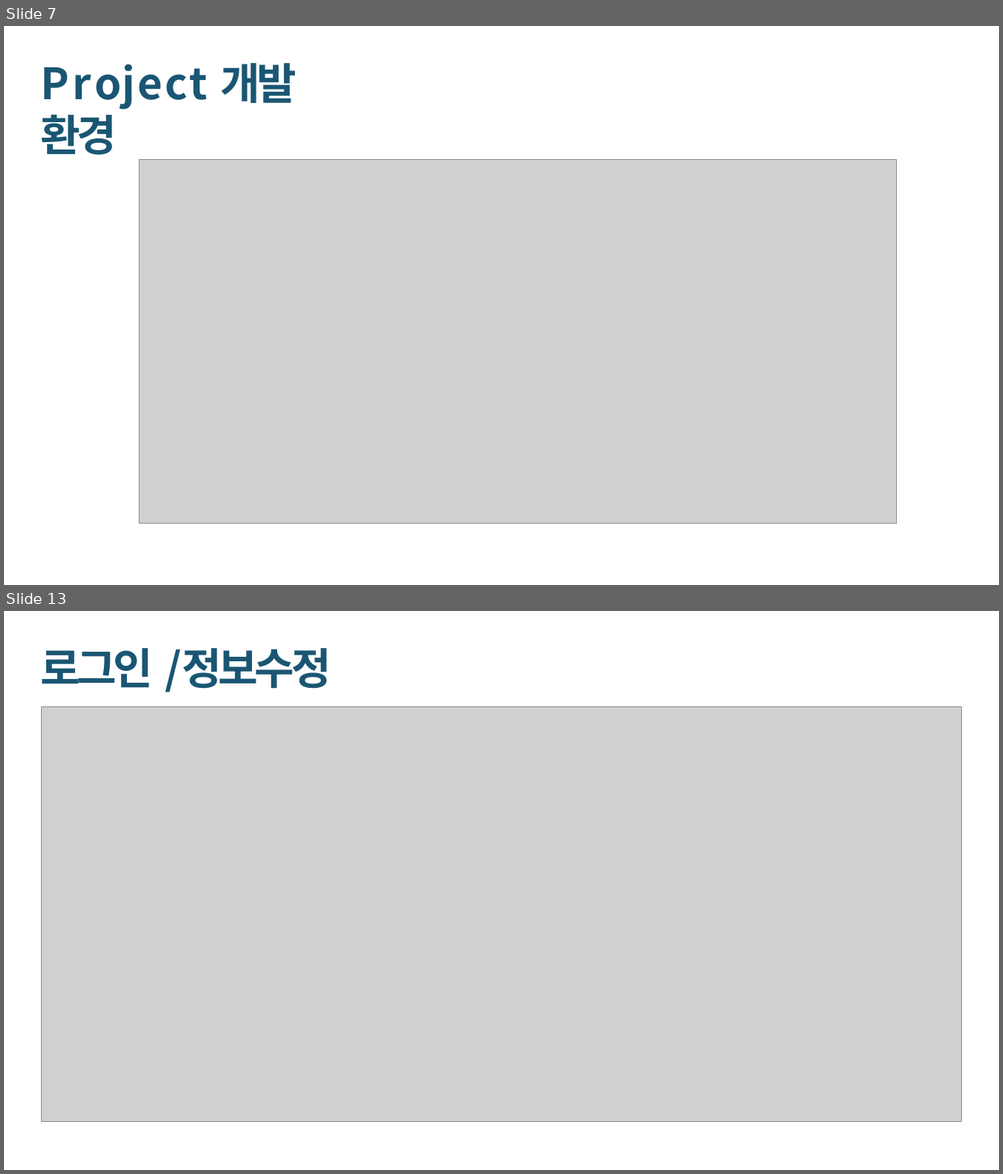
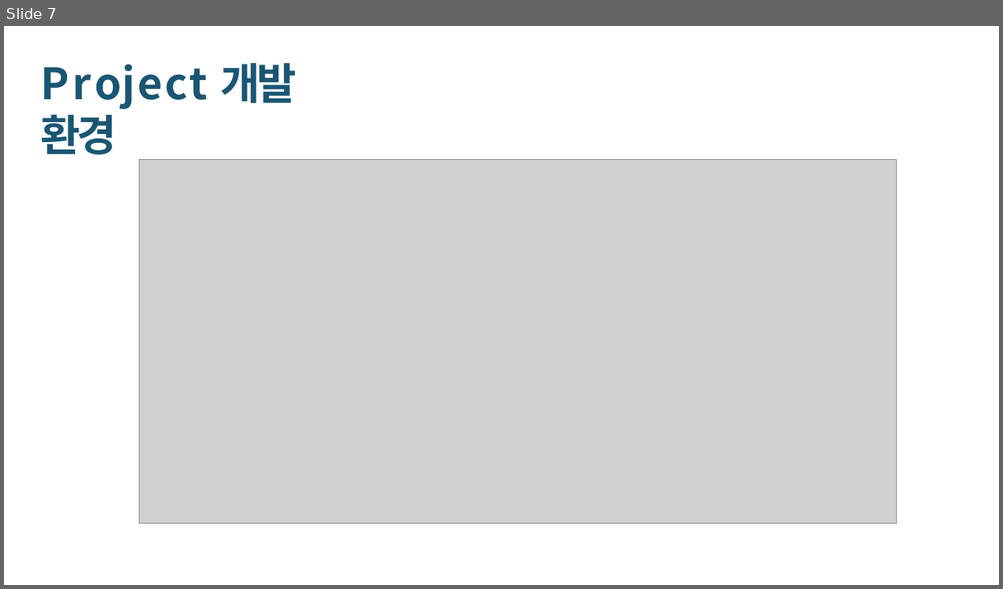
Before and after one commit to realsingeriu/FB9-todoList, a slide deck: 개발자 포트폴리오 - 배경태.pptx. Shown one above the other, each under a label of ours: slides 7 and 13 before the commit, slide 7 after it; the slides between them are not shown. The pictures are 1003x1174 and 1003x589 pixels, drawn with LibreOffice and Linux fonts; fonts in the diff are those of the drawing; grey boxes stand for pictures. Boxes give left, top, right and bottom in pixels: in the first picture for what was removed or moved away, otherwise in the second. Text is boxed around its words. In the diff, an @@ line names an element or a change of style, - is before the commit and + after.

```diff
--- a/개발자 포트폴리오 - 배경태.pptx
+++ b/개발자 포트폴리오 - 배경태.pptx
@@ slide 13 removed at [4,611,999,1170], background #FFFFFF @@
@@ title removed at [40,648,331,692] @@
-로그인 /정보수정
@@ picture removed at [41,706,961,1122] @@
```
Also in this commit, not shown: 8 slides changed, 2 slides added, 24 other slides removed, 5 other files.
